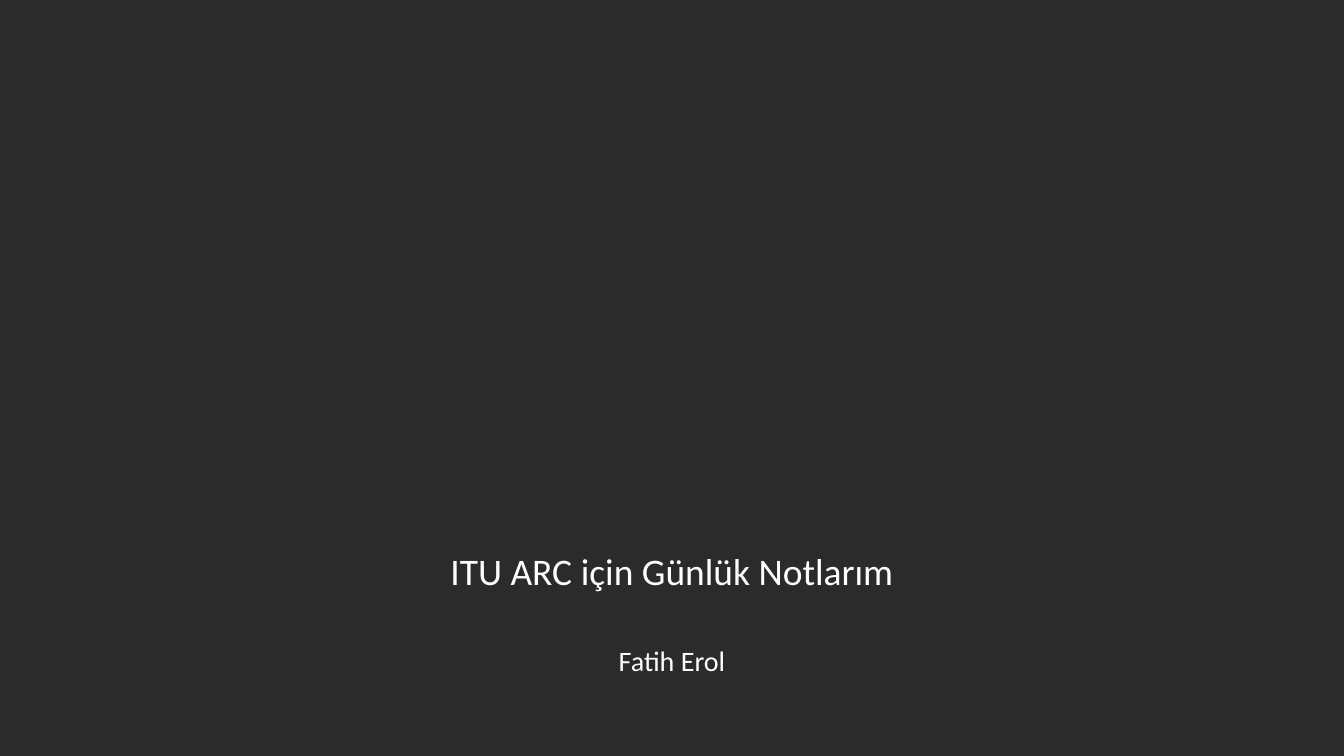
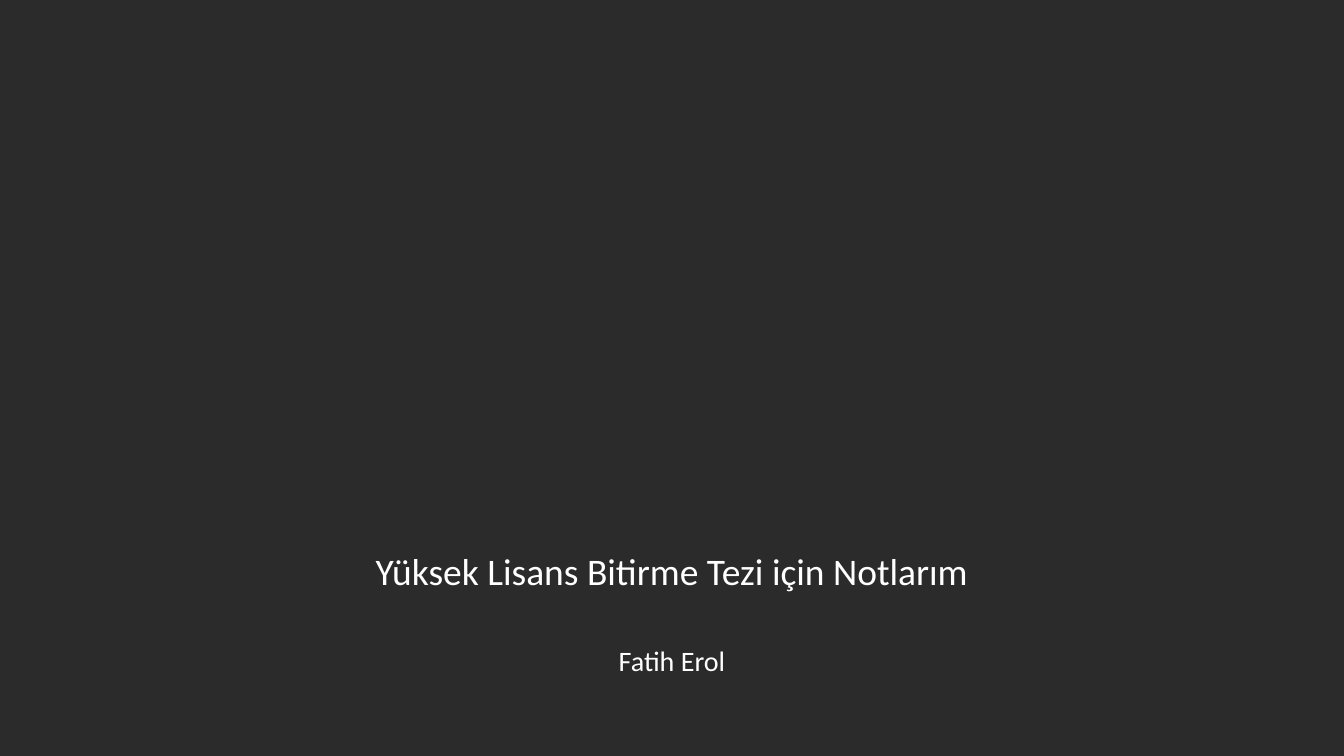
Before and after one commit to Fatabi/YL_Bitirme_Tezim, a slide deck: slide 1 of Presentation_Sources.pptx. Drawn at 1344x756 pixels with LibreOffice and Linux fonts; fonts in the diff are those of the drawing; background and template pictures are left out; a plain dark background stands for a picture behind light text. Boxes give left, top, right and bottom in pixels: in the first picture for what was removed or moved away, otherwise in the second. Text is boxed around its words. In the diff, an @@ line names an element or a change of style, - is before the commit and + after.

```diff
--- a/Presentation_Sources.pptx
+++ b/Presentation_Sources.pptx
@@ text at bbox=[376, 559, 968, 592]: text changed @@
-ITU ARC için Günlük Notlarım
+Yüksek Lisans Bitirme Tezi için Notlarım
```
Also in this commit, not shown: 1 slide added, 1 slide removed, 5 other files.
